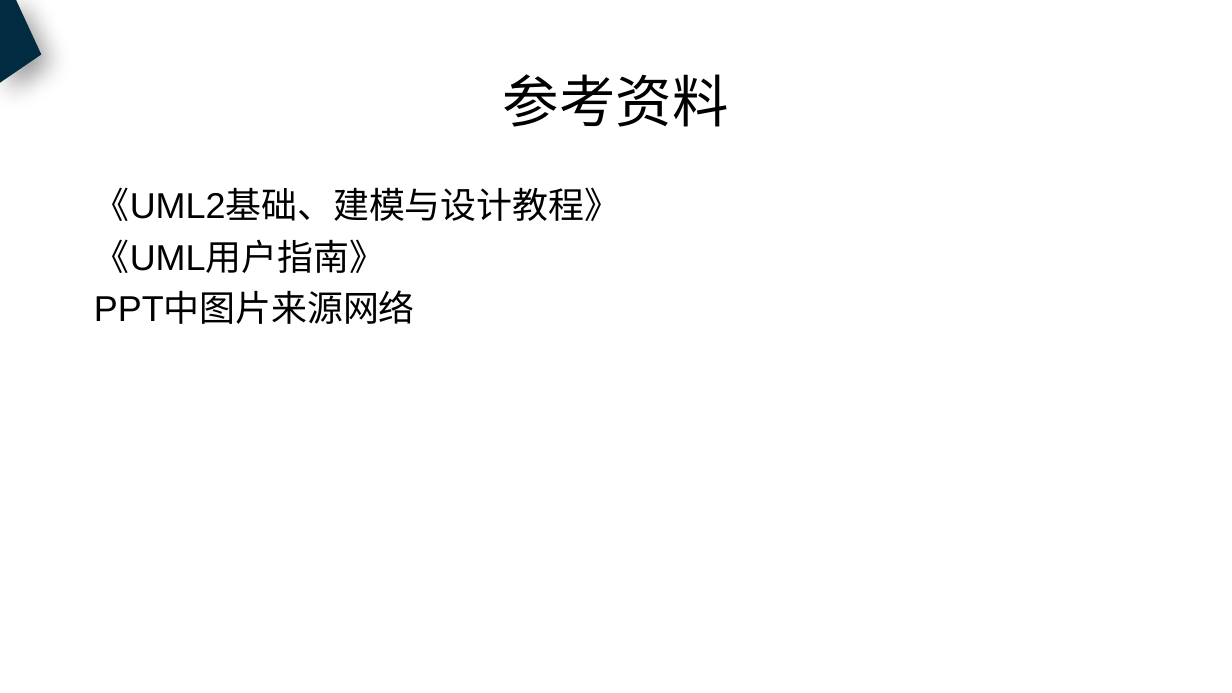
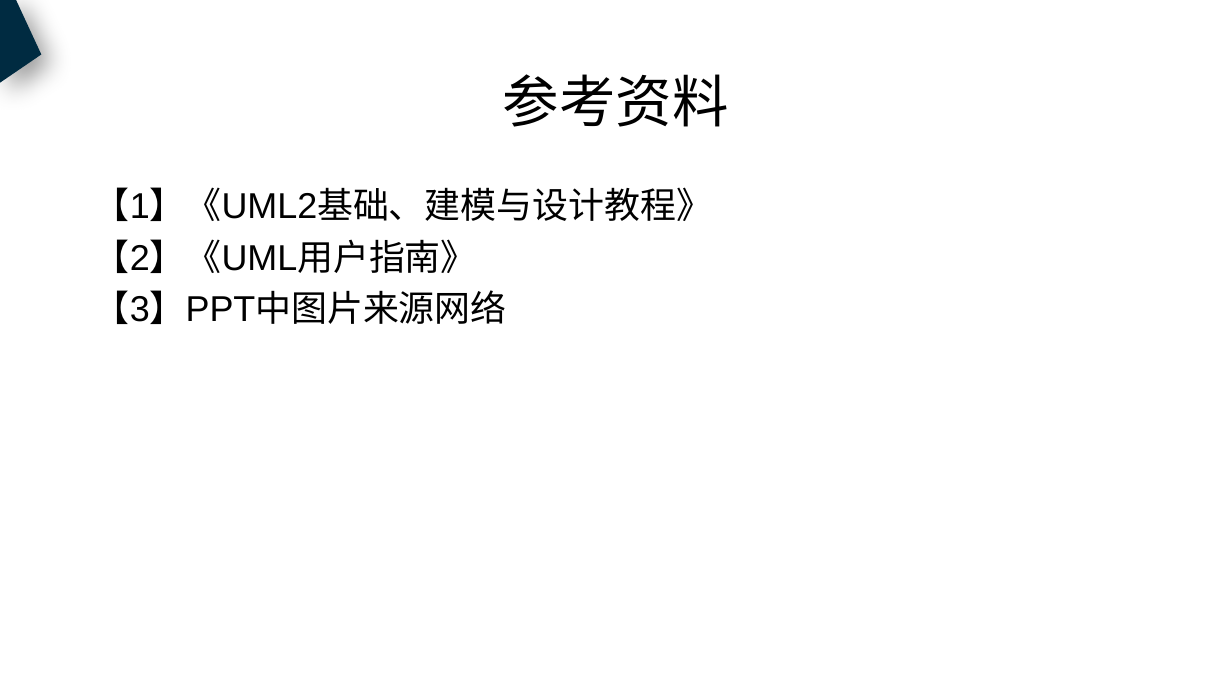
Before and after one commit to PRD2018-G18/PRD2018, a slide deck: slide 77 of 非受控文档/过程文档/UML概述/UML概述（新）.pptx (slide 76 before the commit). Drawn at 1232x693 pixels with LibreOffice and Linux fonts; fonts in the diff are those of the drawing. Boxes give left, top, right and bottom in pixels: in the first picture for what was removed or moved away, otherwise in the second. Text is boxed around its words. In the diff, an @@ line names an element or a change of style, - is before the commit and + after.

```diff
--- a/非受控文档/过程文档/UML概述/UML概述（新）.pptx
+++ b/非受控文档/过程文档/UML概述/UML概述（新）.pptx
@@ text at (94, 187, 712, 324): text changed @@
-《UML2基础、建模与设计教程》
-《UML用户指南》
-PPT中图片来源网络
+【1】《UML2基础、建模与设计教程》
+【2】《UML用户指南》
+【3】PPT中图片来源网络
```
Also in this commit, not shown: 5 other slides changed, 1 slide added.
